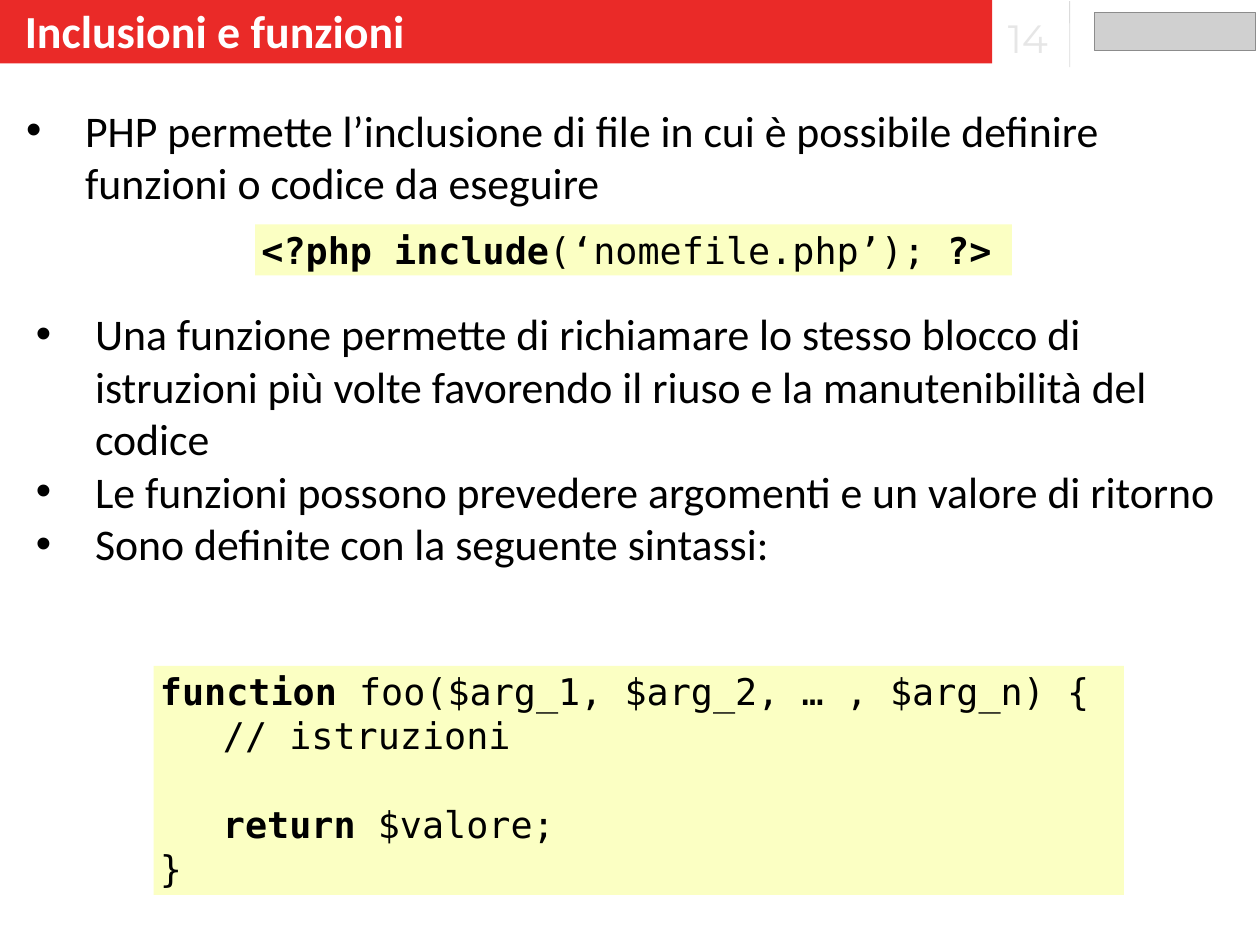
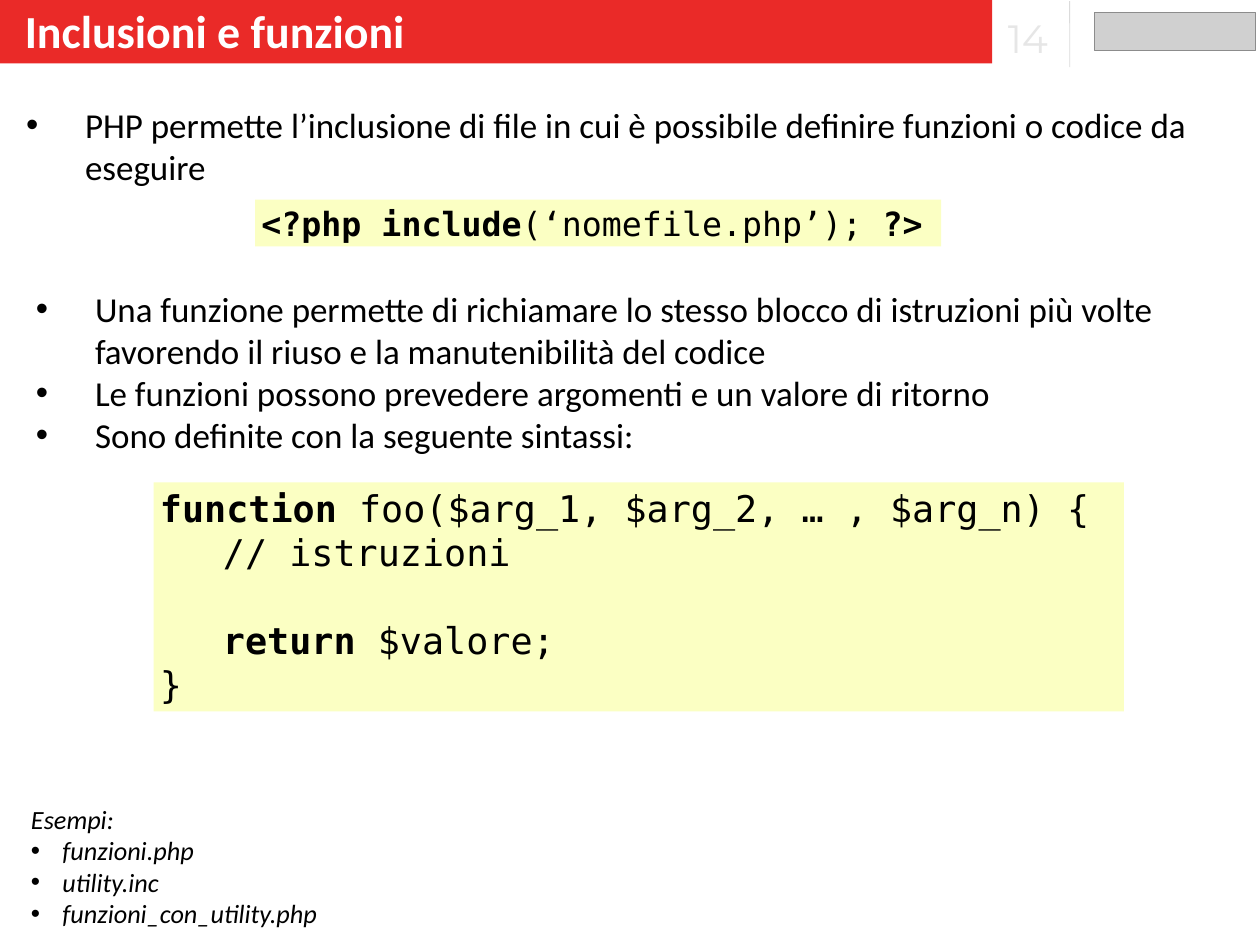
Before and after one commit to banzaiberry/leonardo, a slide deck: slide 14 of Lezioni_5_6_7/Lezione_5/Slide_5.pptx. Drawn at 1260x945 pixels with LibreOffice and Linux fonts; fonts in the diff are those of the drawing; grey boxes stand for pictures. Boxes give left, top, right and bottom in pixels: in the first picture for what was removed or moved away, otherwise in the second. Text is boxed around its words. In the diff, an @@ line names an element or a change of style, - is before the commit and + after.

```diff
--- a/Lezioni_5_6_7/Lezione_5/Slide_5.pptx
+++ b/Lezioni_5_6_7/Lezione_5/Slide_5.pptx
@@ text "PHP permette l’inclusione di file ..." at [85,113,1186,186]: size 50 to 40 pt @@
@@ rectangle "<?php include(‘nomefile.php’); ?>": place and size @@
-rectangle "<?php include(‘nomefile.php’); ?>" at [255,224,1012,275]
+rectangle "<?php include(‘nomefile.php’); ?>" at [255,200,941,246]
@@ rectangle "<?php include(‘nomefile.php’); ?>" at [255,200,941,246]: size 42 to 38 pt @@
@@ text "Una funzione permette di richiamare ..." at [95,297,1152,454]: size 50 to 40 pt @@
@@ text "Una funzione permette di richiamare ...": place and size @@
-text "Una funzione permette di richiamare ..." at [95,319,1214,568]
+text "Una funzione permette di richiamare ..." at [95,297,1152,454]
@@ rectangle "function foo($arg_1, $arg_2, … , ...": place and size @@
-rectangle "function foo($arg_1, $arg_2, … , ..." at [154,666,1124,895]
+rectangle "function foo($arg_1, $arg_2, … , ..." at [154,483,1124,712]
@@ text added at [31,811,316,928], 30 pt, text #000000, italic @@
+Esempi:
+• funzioni.php
+• utility.inc
+• funzioni_con_utility.php
```
Also in this commit, not shown: 5 other slides changed, 1 slide added, 1 other file.
